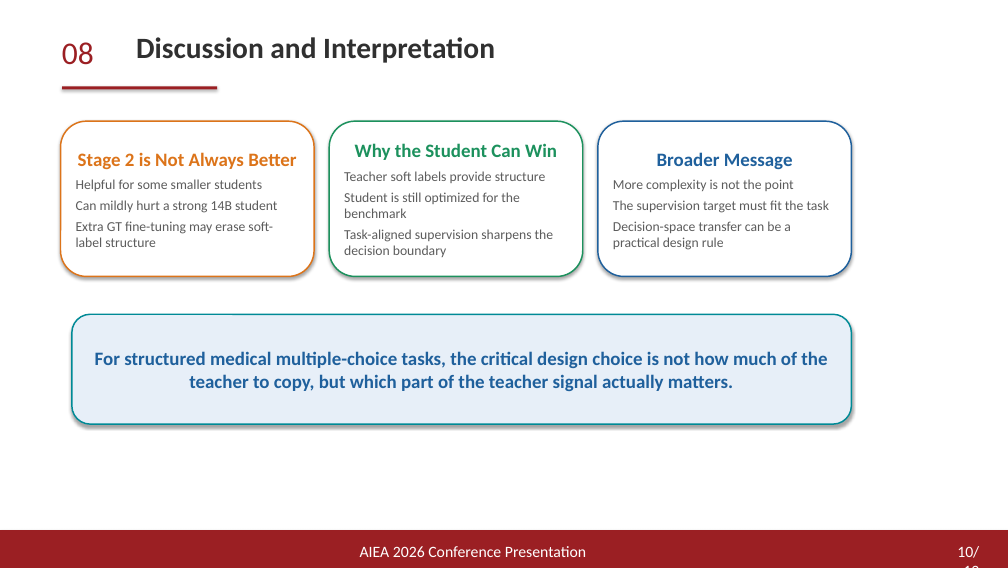
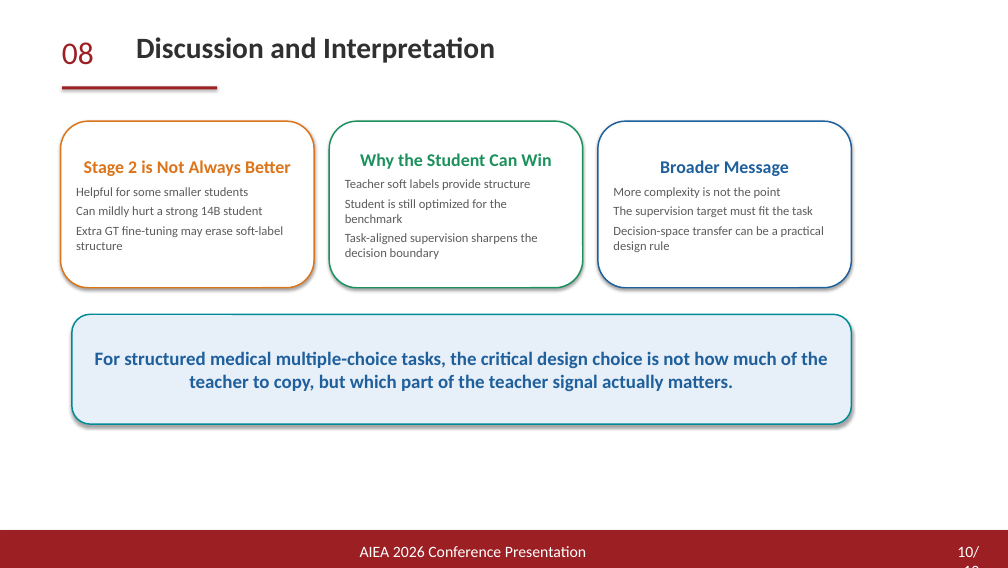
Before and after one commit to arthaschan/mentalDistill, a slide deck: slide 10 of aiea/aiea_conference_presentation.pptx. Drawn at 1008x568 pixels with LibreOffice and Linux fonts; fonts in the diff are those of the drawing. Boxes give left, top, right and bottom in pixels: in the first picture for what was removed or moved away, otherwise in the second. Text is boxed around its words. In the diff, an @@ line names an element or a change of style, - is before the commit and + after.

```diff
--- a/aiea/aiea_conference_presentation.pptx
+++ b/aiea/aiea_conference_presentation.pptx
@@ rounded rectangle "Stage 2 is Not Always ...": place and size @@
-rounded rectangle "Stage 2 is Not Always ..." at [61,121,314,276]
+rounded rectangle "Stage 2 is Not Always ..." at [61,121,314,288]
@@ rounded rectangle "Stage 2 is Not Always ..." at [61,121,314,288]: size 18 to 17 pt in "Stage 2 is Not Always Better"; size 13 to 12 pt in "Helpful for some smaller students", "Can mildly hurt a strong 14B student", "Extra GT fine-tuning may erase soft-label structure" @@
@@ rounded rectangle "Why the Student Can Win": place and size @@
-rounded rectangle "Why the Student Can Win" at [329,121,583,276]
+rounded rectangle "Why the Student Can Win" at [329,121,583,288]
@@ rounded rectangle "Why the Student Can Win" at [329,121,583,288]: size 18 to 17 pt in "Why the Student Can Win"; size 13 to 12 pt in "Teacher soft labels provide structure", "Student is still optimized for the benchmark", "Task-aligned supervision sharpens the decision boundary" @@
@@ rounded rectangle "Broader Message": place and size @@
-rounded rectangle "Broader Message" at [598,121,851,276]
+rounded rectangle "Broader Message" at [598,121,851,288]
@@ rounded rectangle "Broader Message" at [598,121,851,288]: size 18 to 17 pt in "Broader Message"; size 13 to 12 pt in "More complexity is not the point", "The supervision target must fit the task", "Decision-space transfer can be a practical design ..." @@
```
Also in this commit, not shown: 3 other slides changed, 12 other files.
